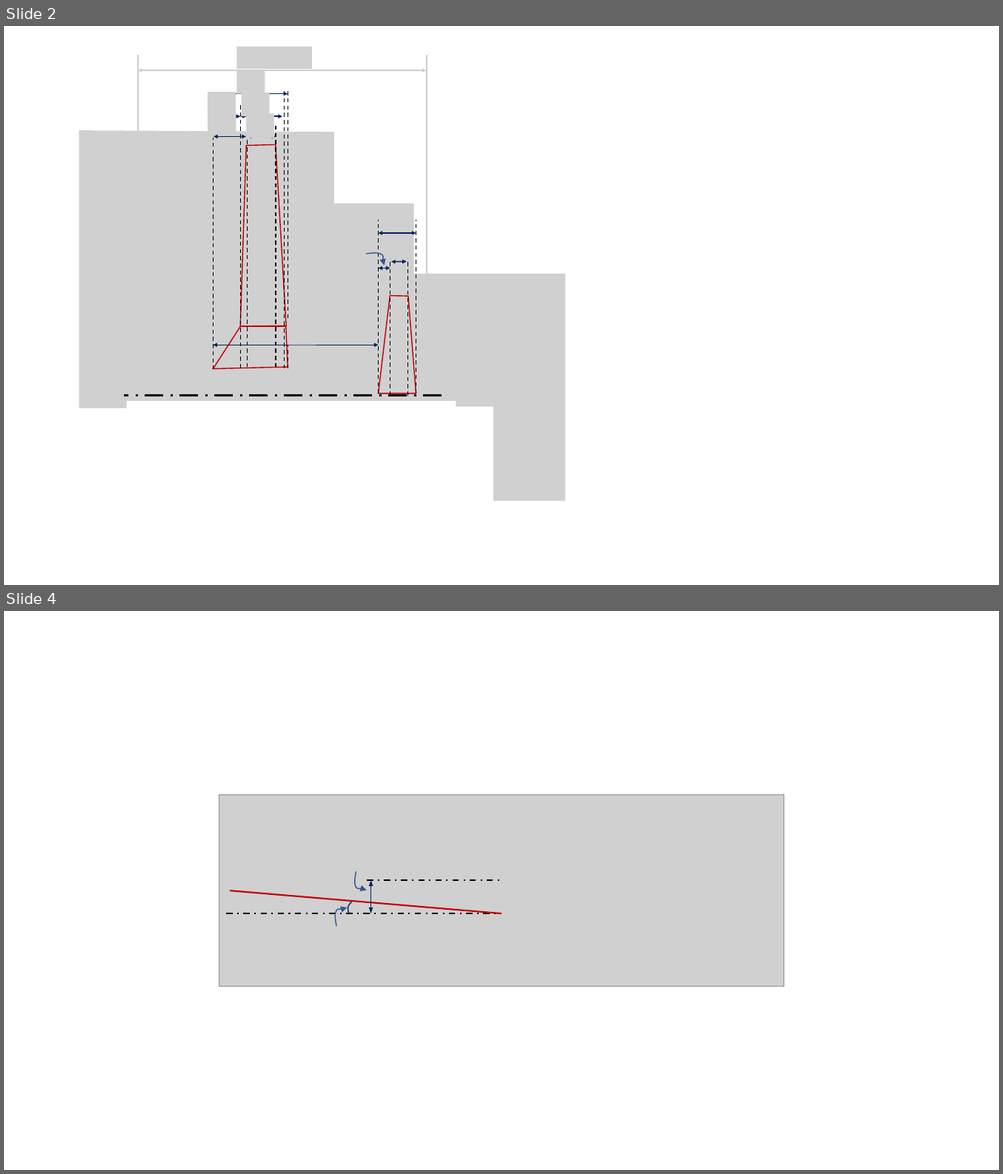
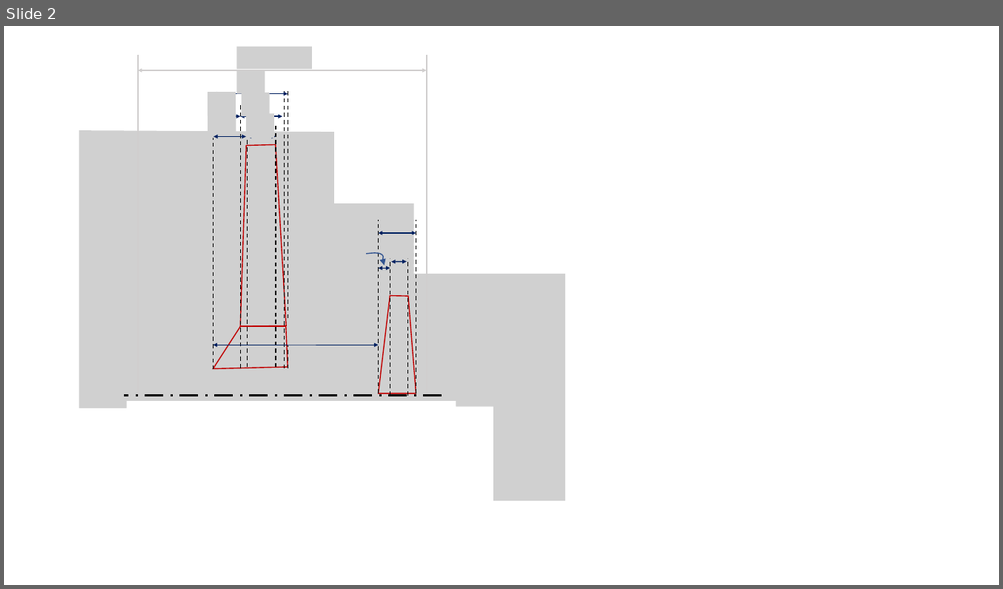
Before and after one commit to KantouniasA/flightDynamics, a slide deck: TechnicalReport/Figures.pptx. Shown one above the other, each under a label of ours: slides 2 and 4 before the commit, slide 2 after it; the slides between them are not shown. The pictures are 1003x1174 and 1003x589 pixels, drawn with LibreOffice and Linux fonts; fonts in the diff are those of the drawing; grey boxes stand for pictures. Boxes give left, top, right and bottom in pixels: in the first picture for what was removed or moved away, otherwise in the second. Text is boxed around its words. In the diff, an @@ line names an element or a change of style, - is before the commit and + after.

Commit message:
Figure front view

```diff
--- a/TechnicalReport/Figures.pptx
+++ b/TechnicalReport/Figures.pptx
@@ slide 4 removed at (4, 611, 999, 1170), background #FFFFFF @@
@@ picture removed at (219, 795, 785, 987) @@
@@ picture removed at (341, 851, 369, 874) @@
@@ freeform shape removed at (354, 871, 367, 891) @@
@@ line removed from (230, 891) to (502, 914) @@
@@ arc (boxed as its full ellipse) removed at (345, 898, 367, 920) @@
@@ line removed from (367, 880) to (502, 880) @@
@@ double arrow removed from (371, 880) to (371, 914) @@
@@ line removed from (226, 914) to (502, 914) @@
@@ picture removed at (318, 920, 347, 943) @@
@@ freeform shape removed at (335, 908, 347, 926) @@
```
Also in this commit, not shown: 1 slide changed, 1 slide added.
